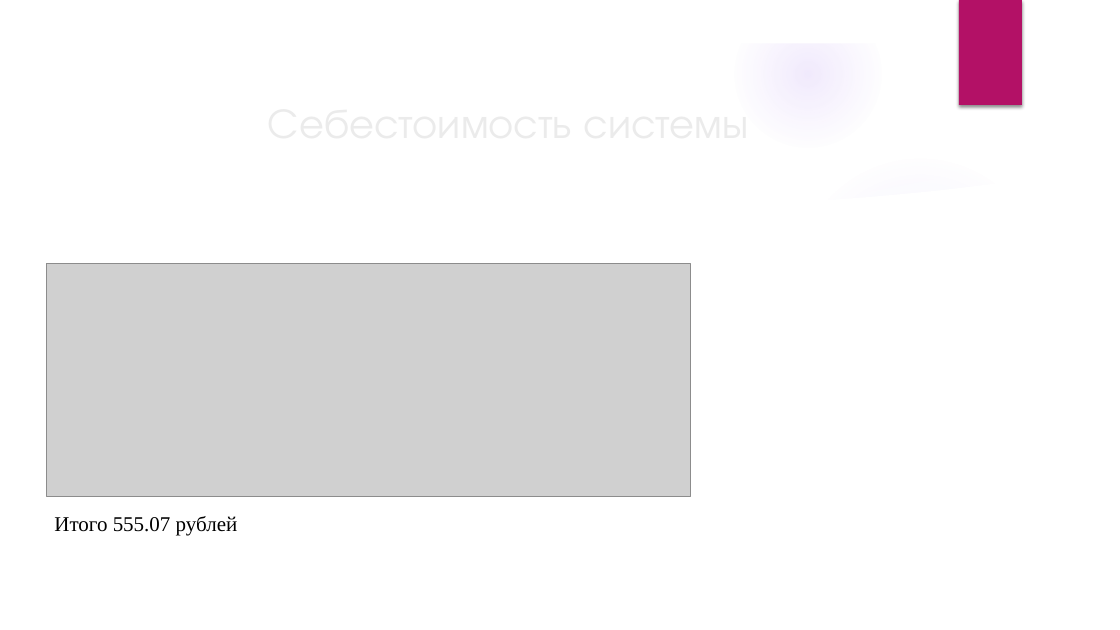
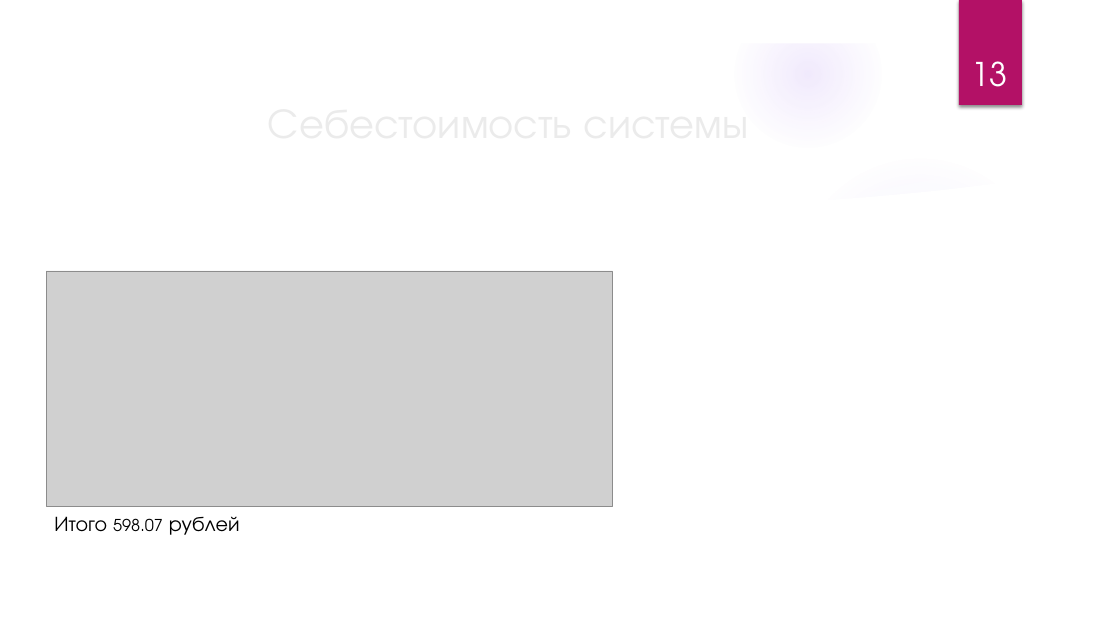
Before and after one commit to VitSaf/kursovaya, a slide deck: slide 13 of диплом.pptx. Drawn at 1120x630 pixels with LibreOffice and Linux fonts; fonts in the diff are those of the drawing; grey boxes stand for pictures; background and template pictures are left out. Boxes give left, top, right and bottom in pixels: in the first picture for what was removed or moved away, otherwise in the second. Text is boxed around its words. In the diff, an @@ line names an element or a change of style, - is before the commit and + after.

```diff
--- a/диплом.pptx
+++ b/диплом.pptx
@@ page number added at (971, 61, 1007, 87), 28 pt, text #FFFFFF @@
+13
@@ picture: place and size @@
-picture at (46, 264, 691, 497)
+picture at (46, 271, 613, 507)
@@ text at (54, 516, 240, 535): text changed; font Times New Roman to TeX Gyre Adventor @@
-Итого 555.07 рублей
+Итого 598.07 рублей
```
Also in this commit, not shown: 13 other slides changed, 1 other file.
